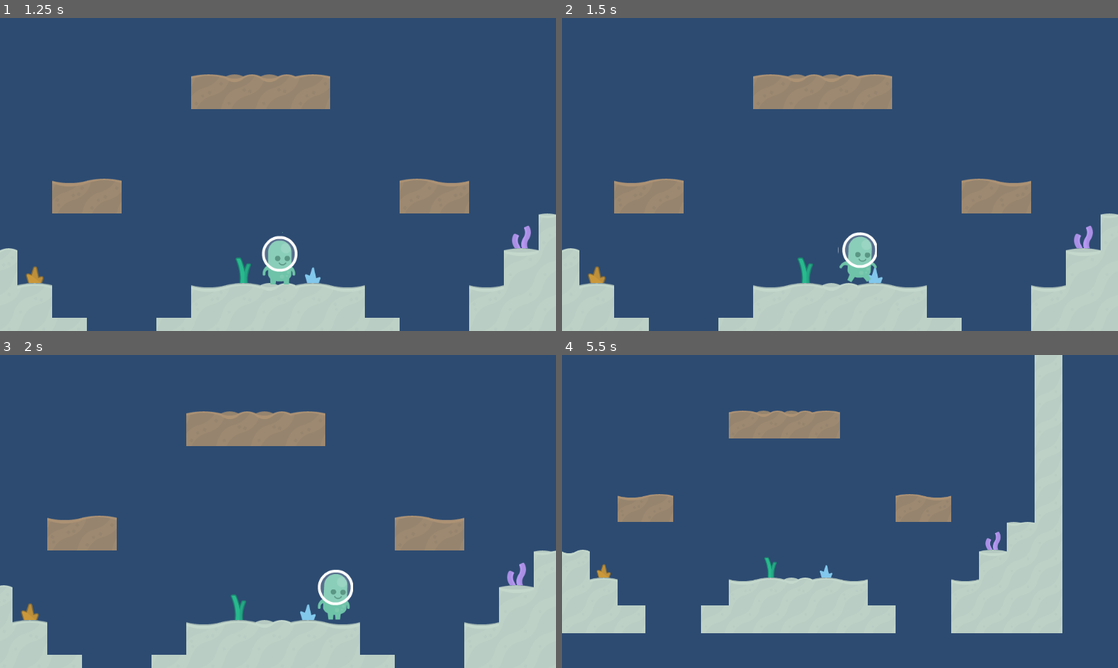
Above: before the commit, frames 1-4 (two rows, left to right).
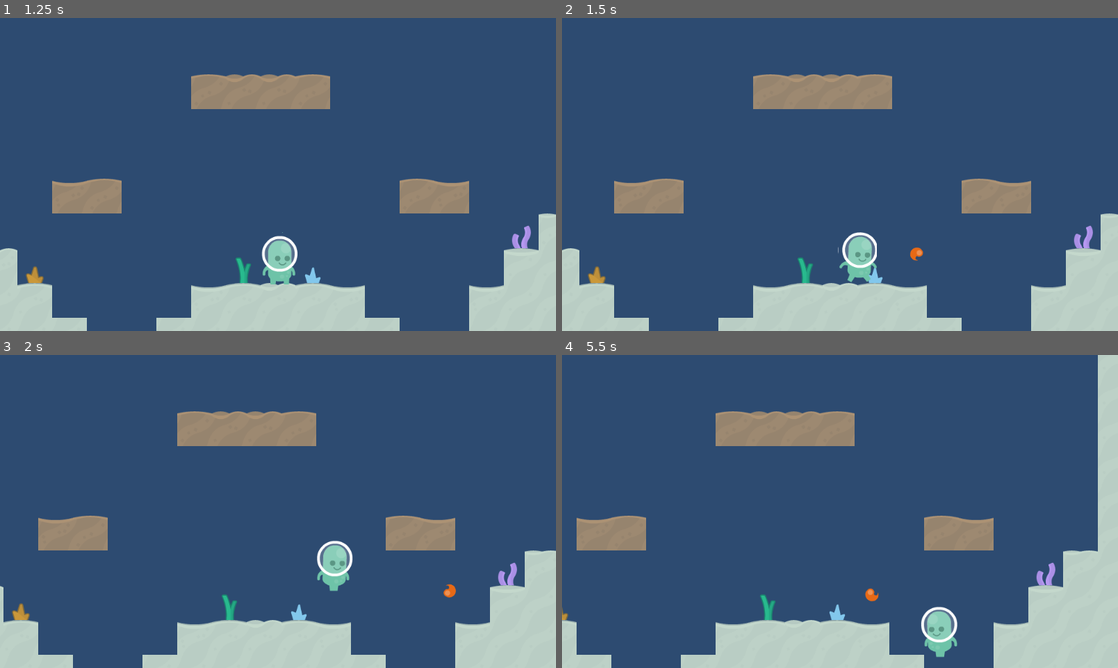
Above: after the commit, the same moments.

Repository: cpvanlue/dive-bug
Game: Godot game, scene res://src/MainMenu.tscn
Two runs of this game, one before a commit and one after it. Both use one fixed random seed, a clock stepped at 60 frames per second and the inputs below.
Inputs:
- Up to frame 1 (1.25 s): click "Play" at 0.5 s
- Up to frame 2 (1.5 s): tap Enter (shoot) at 1.25, 1.35 s; hold D (right) from 1.28 s (still down)
- Up to frame 3 (2 s): keep holding D (right); tap Space (swim) at 1.55 s
- Up to frame 4 (5.5 s): tap Space (swim) at 2.1, 3.05, 4.35 s; tap Enter (shoot) at 2.3, 2.85, 3.8, 5.1 s; release D (right) at 2.78 s; hold A (left) 2.78-3.53 s; hold D (right) 3.53-5.03 s; tap Shift (sprint) at 3.6 s; hold A (left) from 5.03 s (still down)

Frame 1 is identical in both runs. In frame 2, less than 0.1% of the frame differs, in the area x 62-65%, y 73-78%; in frame 3, 5.1%; in frame 4, 32%, in the area x 0-100%, y 0-100%.
Error before the commit: Invalid get index 'flip_h' (on base: 'null instance'). (res://src/Player.gd:57)

Commit message:
Add quick and dirty replay button to return to main menu after death

Diff:
--- a/src/Level.gd
+++ b/src/Level.gd
@@ -14,6 +14,11 @@
 		body.queue_free()
 	else:
 		body.queue_free()
+	$ReplayButton.visible = true
 
 func _on_Enemy_Killed() -> void:
 	print("Score increased by 10.")
+
+
+func _on_ReplayButton_pressed():
+	var _ignored = get_tree().change_scene("res://src/MainMenu.tscn")
--- a/src/Level.tscn
+++ b/src/Level.tscn
@@ -1,8 +1,9 @@
-[gd_scene load_steps=48 format=2]
+[gd_scene load_steps=50 format=2]
 
 [ext_resource path="res://assets/fishTilesheet.png" type="Texture" id=1]
 [ext_resource path="res://src/Player.tscn" type="PackedScene" id=2]
 [ext_resource path="res://src/Level.gd" type="Script" id=3]
+[ext_resource path="res://assets/ZCOOLKuaiLe-Regular.ttf" type="DynamicFontData" id=4]
 
 [sub_resource type="ConvexPolygonShape2D" id=1]
 points = PoolVector2Array( 0, 0, 64, 0, 64, 64, 0, 64 )
@@ -1437,6 +1438,10 @@
 [sub_resource type="RectangleShape2D" id=44]
 extents = Vector2( 71.7373, 707.025 )
 
+[sub_resource type="DynamicFont" id=45]
+size = 32
+font_data = ExtResource( 4 )
+
 [node name="Level" type="Node2D"]
 script = ExtResource( 3 )
 
@@ -1502,6 +1507,19 @@
 position = Vector2( -319.03, -707.906 )
 shape = SubResource( 44 )
 
+[node name="ReplayButton" type="Button" parent="."]
+visible = false
+margin_left = 654.748
+margin_top = 379.288
+margin_right = 883.748
+margin_bottom = 452.288
+custom_fonts/font = SubResource( 45 )
+text = "Play Again"
+__meta__ = {
+"_edit_use_anchors_": false
+}
+
 [connection signal="body_entered" from="KillZone" to="." method="_on_KillZone_body_entered"]
 [connection signal="body_entered" from="LEnemyKillZone" to="." method="_on_KillZone_body_entered"]
 [connection signal="body_entered" from="REnemyKillZone" to="." method="_on_KillZone_body_entered"]
+[connection signal="pressed" from="ReplayButton" to="." method="_on_ReplayButton_pressed"]
--- a/src/Player.gd
+++ b/src/Player.gd
@@ -46,15 +46,15 @@
 
 func check_abilities(delta: float) -> void:
 	if Input.is_action_just_pressed("swim"):
-		$AnimatedSprite.frame = 0
-		$AnimatedSprite.play("swim")
+		$Node2D/AnimatedSprite.frame = 0
+		$Node2D/AnimatedSprite.play("swim")
 		if Input.is_action_pressed("sprint"):
 				velocity.y += swim_impulse * 1.15
 		else:
 			velocity.y += swim_impulse
 	elif Input.is_action_just_pressed("shoot"):
 		if lethal:
-			if $AnimatedSprite.flip_h == true:
+			if $Node2D/AnimatedSprite.flip_h == true:
 				create_fireball(-SPEED * 2)
 			else:
 				create_fireball(SPEED * 2)
@@ -65,7 +65,7 @@
 
 func lethal_recovery() -> void:
 	lethal = false
-	$RecoveryTimer.start(0.2); yield($RecoveryTimer, "timeout")
+	$Node2D/RecoveryTimer.start(0.2); yield($Node2D/RecoveryTimer, "timeout")
 	lethal = true
 
 
